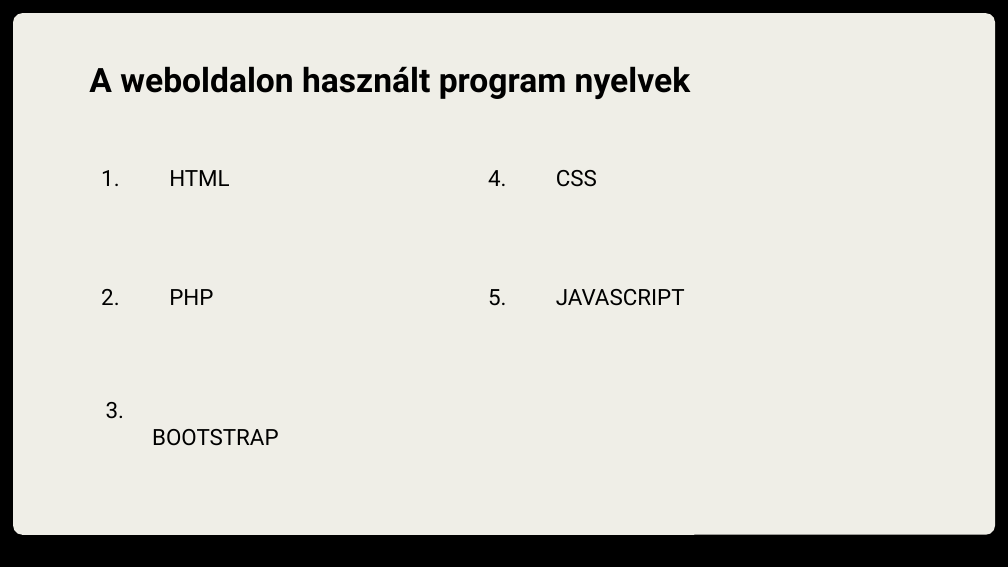
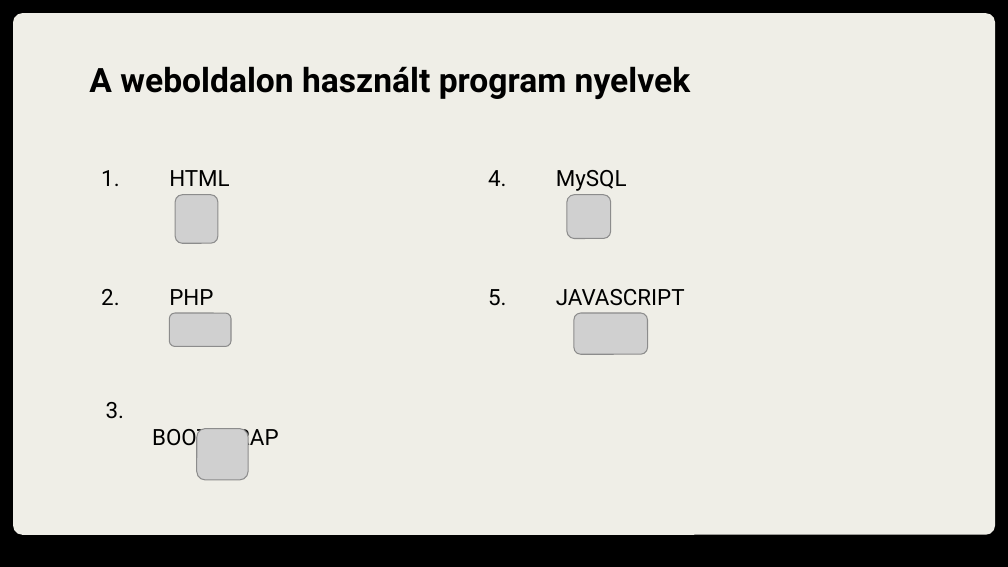
Before and after one commit to RubovszkiB/KaroraWebshop, a slide deck: slide 4 of KarÓraWebShop.pptx. Drawn at 1008x567 pixels with LibreOffice and Linux fonts; fonts in the diff are those of the drawing; grey boxes stand for pictures. Boxes give left, top, right and bottom in pixels: in the first picture for what was removed or moved away, otherwise in the second. Text is boxed around its words. In the diff, an @@ line names an element or a change of style, - is before the commit and + after.

```diff
--- a/KarÓraWebShop.pptx
+++ b/KarÓraWebShop.pptx
@@ subtitle at (556, 170, 627, 191): text changed @@
-CSS
+MySQL
@@ picture added at (175, 195, 218, 243) @@
@@ picture added at (566, 195, 610, 238) @@
@@ picture added at (169, 313, 231, 347) @@
@@ picture added at (574, 313, 647, 355) @@
@@ picture added at (197, 428, 248, 480) @@
```
Also in this commit, not shown: 3 other slides changed.
